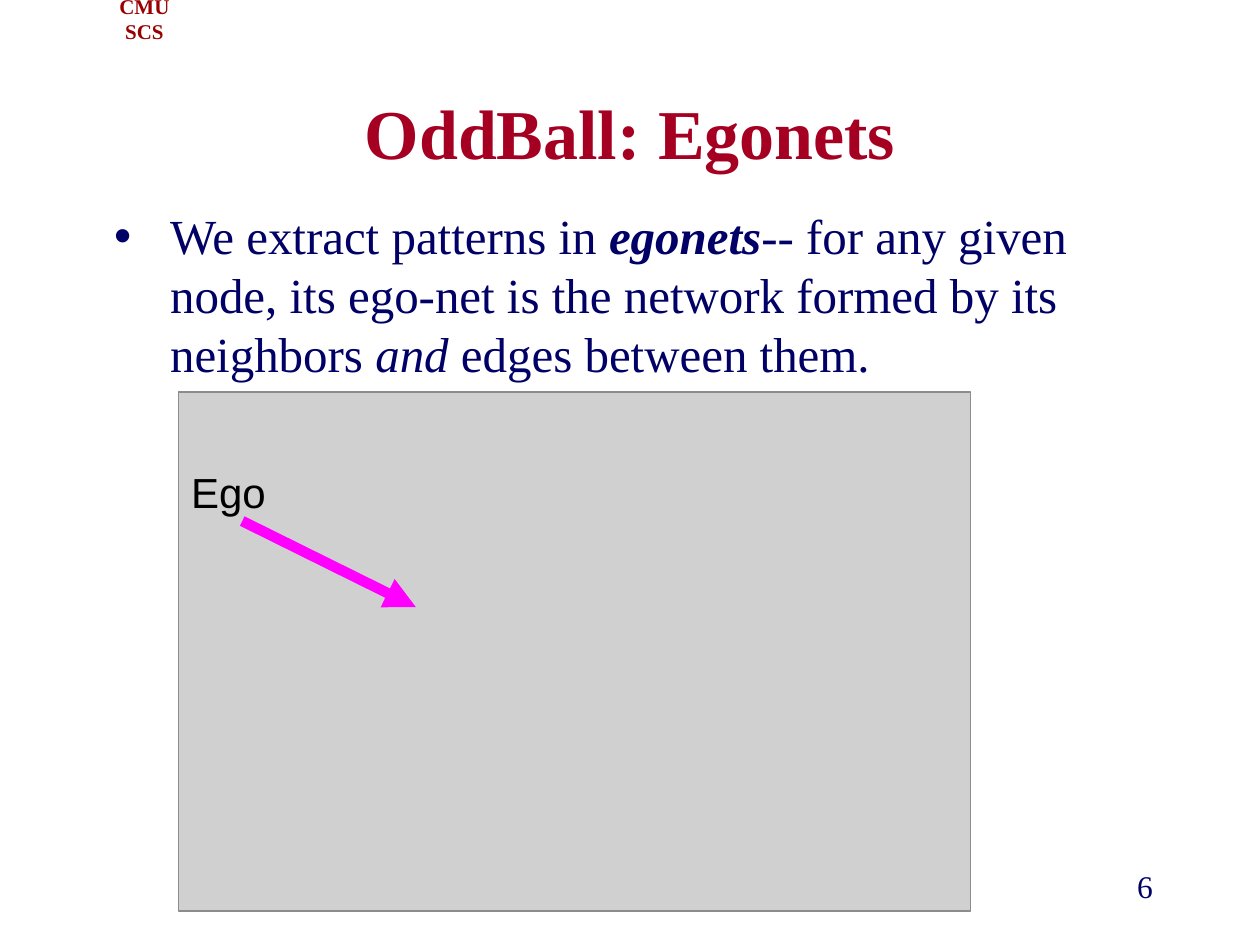
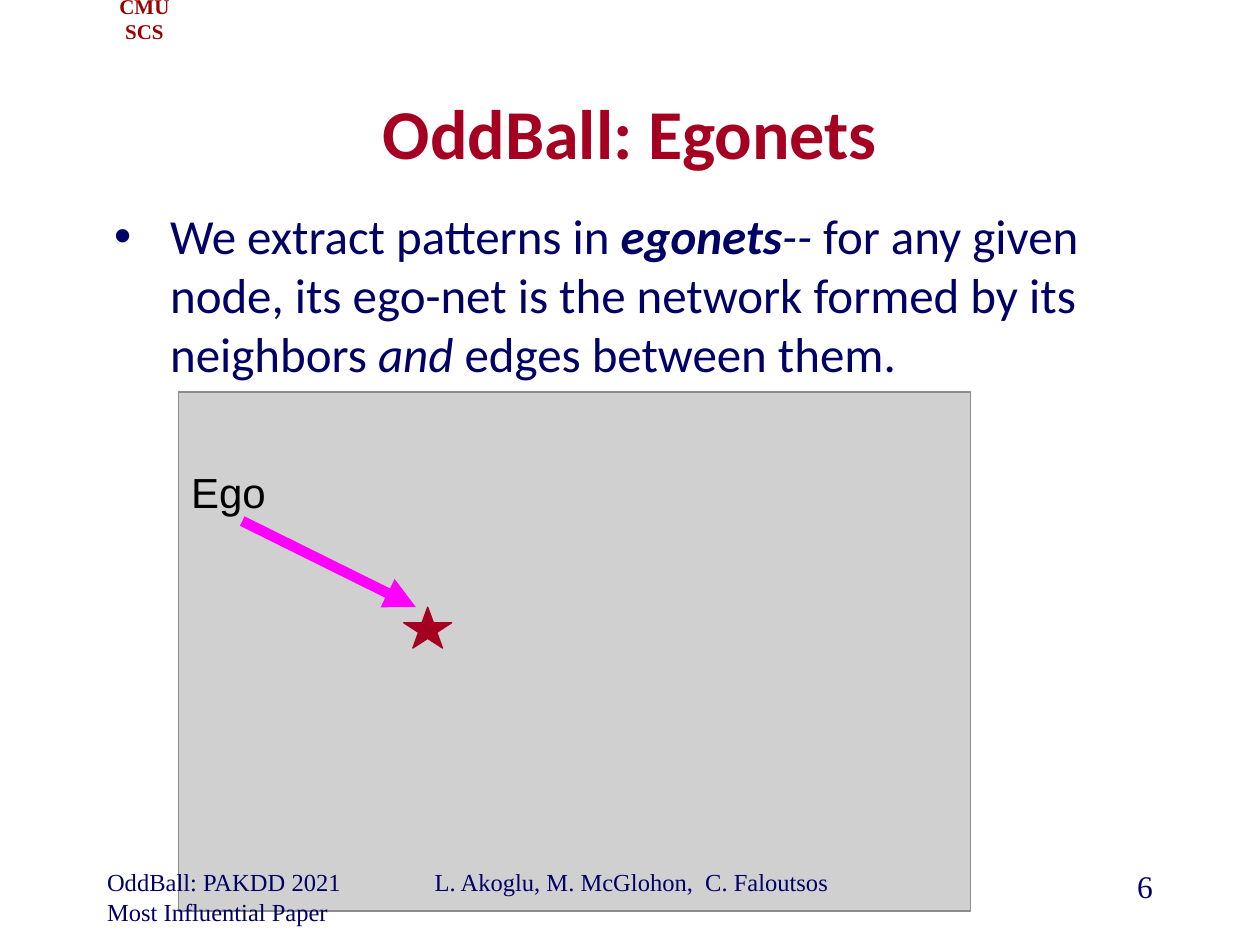
Before and after one commit to cfaloutsos/2021-pakdd-ToT, a slide deck: slide 6 of P1_past_OddBall_ToT.pptx. Drawn at 1260x945 pixels with LibreOffice and Linux fonts; fonts in the diff are those of the drawing; grey boxes stand for pictures; background and template pictures are left out. Boxes give left, top, right and bottom in pixels: in the first picture for what was removed or moved away, otherwise in the second. Text is boxed around its words. In the diff, an @@ line names an element or a change of style, - is before the commit and + after.

```diff
--- a/P1_past_OddBall_ToT.pptx
+++ b/P1_past_OddBall_ToT.pptx
@@ title "OddBall: Egonets" at bbox=[383, 110, 876, 171]: font Times New Roman to Calibri @@
@@ text "We extract patterns in egonets-- ..." at bbox=[170, 220, 1078, 381]: font Times New Roman to Calibri @@
@@ star added at bbox=[403, 607, 451, 649], fill #A50021, outline #A50021 0.75 pt @@
@@ text added at bbox=[107, 872, 341, 926], 14 pt, text #000066 @@
+OddBall: PAKDD 2021 Most Influential Paper
@@ text added at bbox=[435, 874, 828, 897], 14 pt, text #000066 @@
+L. Akoglu, M. McGlohon, C. Faloutsos
```
Also in this commit, not shown: 11 other slides changed, 1 slide removed.
